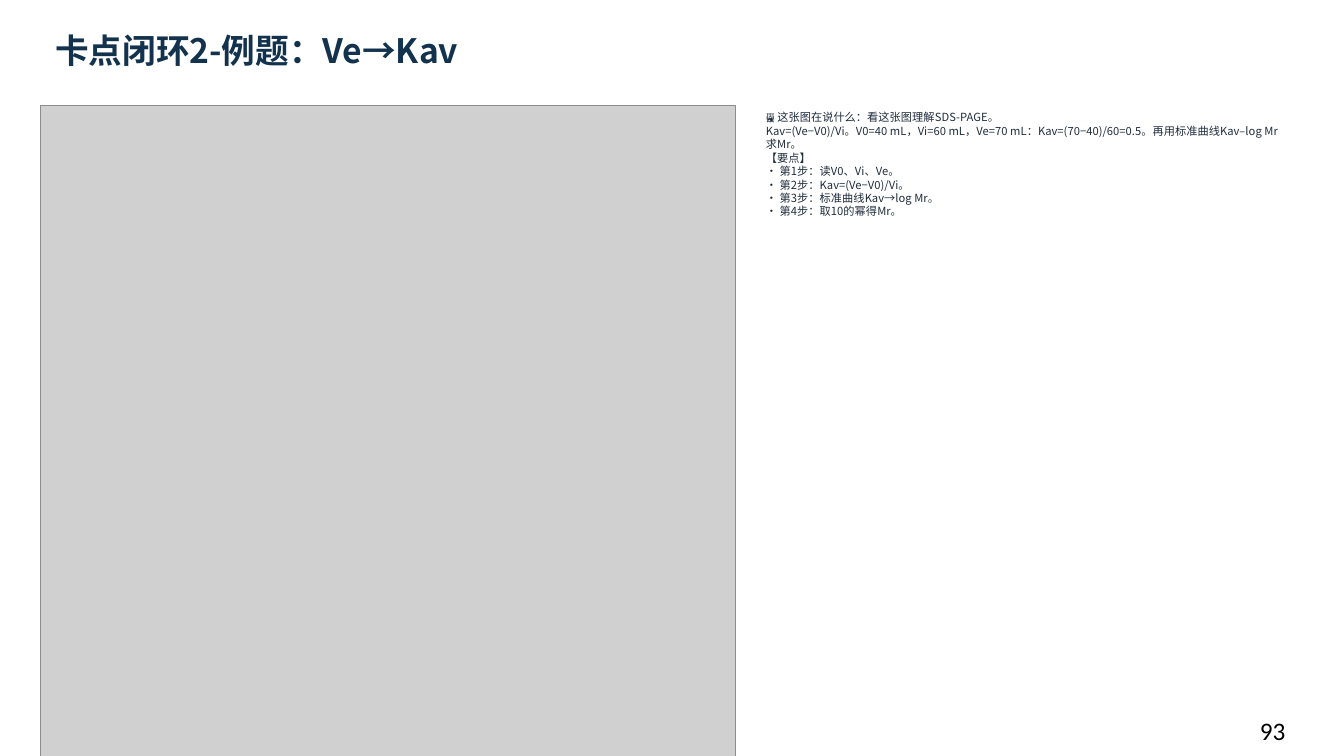
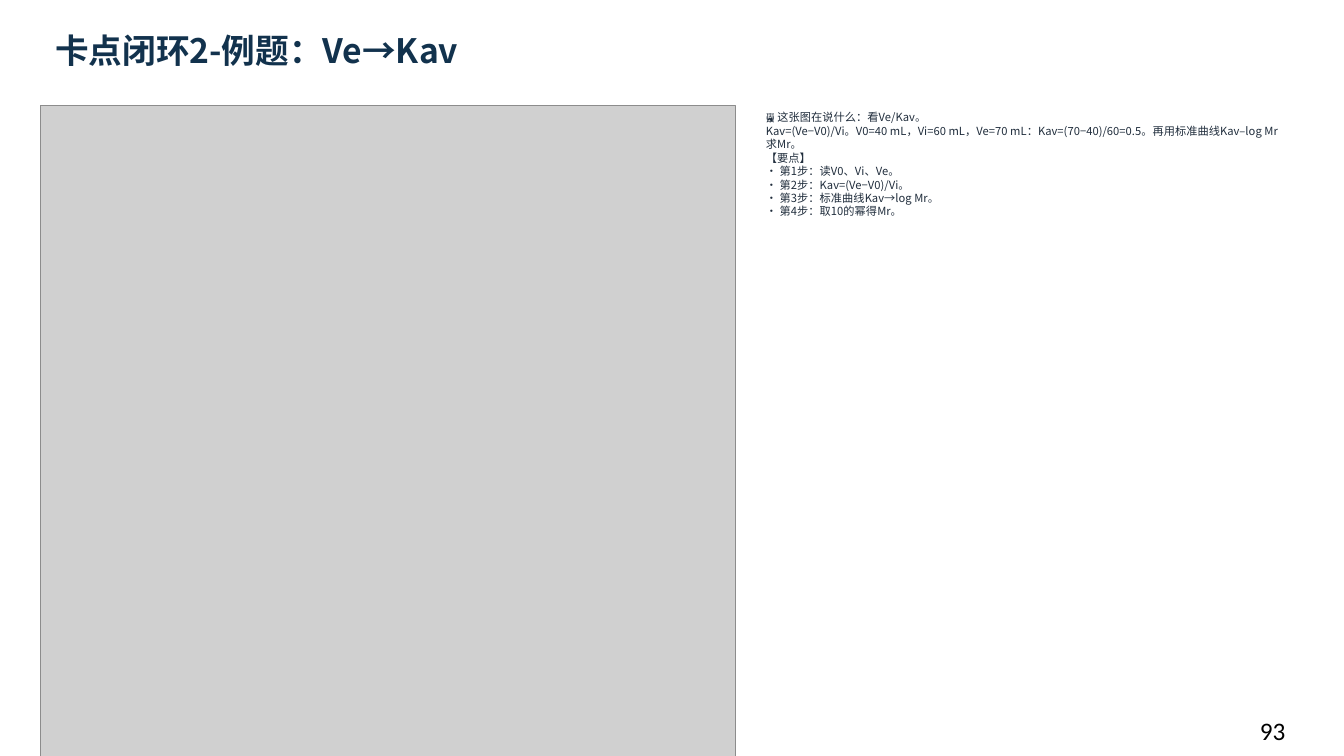
Before and after one commit to newkan-li/Biochemistry, a slide deck: slide 93 of downloads/bc05-ai-style.pptx. Drawn at 1344x756 pixels with LibreOffice and Linux fonts; fonts in the diff are those of the drawing; grey boxes stand for pictures. Boxes give left, top, right and bottom in pixels: in the first picture for what was removed or moved away, otherwise in the second. Text is boxed around its words. In the diff, an @@ line names an element or a change of style, - is before the commit and + after.

```diff
--- a/downloads/bc05-ai-style.pptx
+++ b/downloads/bc05-ai-style.pptx
@@ text at (x1=766, y1=111, x2=1262, y2=216): text changed @@
-🖼 这张图在说什么：看这张图理解SDS-PAGE。
-Kav=(Ve−V0)/Vi。V0=40 mL，Vi=60 mL，Ve=70 mL：Kav=(70−40)/60=0.5。再用标准曲线Kav–log Mr求Mr。
-【要点】
-• 第1步：读V0、Vi、Ve。
-• 第2步：Kav=(Ve−V0)/Vi。
-• 第3步：标准曲线Kav→log Mr。
-• 第4步：取10的幂得Mr。
+🖼 这张图在说什么：看Ve/Kav。
+Kav=(Ve−V0)/Vi。V0=40 mL，Vi=60 mL，Ve=70 mL：Kav=(70−40)/60=0.5。再用标准曲线Kav–log Mr求Mr。
+【要点】
+• 第1步：读V0、Vi、Ve。
+• 第2步：Kav=(Ve−V0)/Vi。
+• 第3步：标准曲线Kav→log Mr。
+• 第4步：取10的幂得Mr。
```
Also in this commit, not shown: 28 other slides changed, 21 other files.
